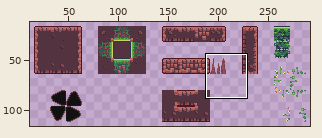
Two states of a pixel-art file, aseprite/tilesets/caves_tileset.aseprite. The first picture is a wide view before the edit; the outline marks the close-up.
Close-up. Before:
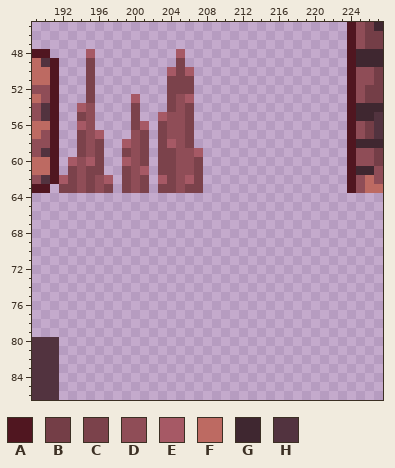
304x160 pixels, 1 frame. Shown: x 189..227, y 45..86. The wide view leaves out empty margins.
Visible layers, top first: "Layer 1", "Layer".
Palette (. is transparent): A #501620  B #743e47  C #7b424b  D #8f4d57  E #a65965  F #bd6a62  G #3f2730  H #52333f
Pixels before, first column x 189:
45 ...................................ADBG
46 ...................................ADBB
47 ...................................ADBB
48 AA....E.........E..................AGGG
49 FHA...C.........C..................AGGG
50 FFA...C........ECE.................ADDB
51 FFA...C........CCC.................ADDB
52 DDA...C........CCC.................ADBB
53 FDA...C....E...CDE.................ADBB
54 DHA..ED....C...CDC.................AGGG
55 DHA..CD....C..EDDC.................AGGH
56 FFA..ED....CE.CDDC.................ADBH
57 FDA..CDE...DC.CDDC.................ADBH
58 DDA..CDC..EDC.CEDC.................AGGG
59 DHA..CDC..CDC.CCDDE................ADDB
60 FFA.EDEC..EDC.CCDDC................ADDB
61 FFA.CDCC..CDE.CCDDC................AGGD
62 DHAECDCDE.CDC.ECDEC................ADFD
63 AA.CCDCDC.CDC.CCDCC................ADFF
64 .......................................
65 .......................................
66 .......................................
67 .......................................
68 .......................................
69 .......................................
70 .......................................
71 .......................................
72 .......................................
73 .......................................
74 .......................................
75 .......................................
76 .......................................
77 .......................................
78 .......................................
79 .......................................
80 HHH....................................
81 HHH....................................
82 HHH....................................
83 HHH....................................
84 HHH....................................
85 HHH....................................
86 HHH....................................
After the commit:
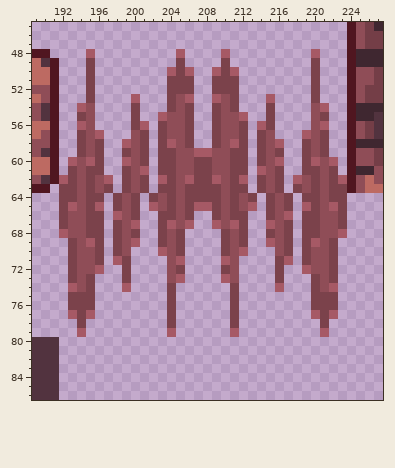
The edit:
Layer "Layer":
y 48: x 210 . -> E; x 220 . -> E
y 49: x 210 . -> C; x 220 . -> C
y 50: x 209..211 ... -> ECE; x 220 . -> C
y 51..52: x 209..211 ... -> CCC; x 220 . -> C
y 53: x 209..211 ... -> EDC; x 215 . -> E; x 220 . -> C
y 54: x 209..211 ... -> CDC; x 215 . -> C; x 220..221 .. -> DE
y 55: x 209..212 .... -> CDDE; x 215 . -> C; x 220..221 .. -> DC
y 56: x 209..212 .... -> CDDC; x 214..215 .. -> EC; x 220..221 .. -> DE
y 57: x 209..212 .... -> CDDC; x 214..215 .. -> CD; x 219..221 ... -> EDC
y 58: x 209..212 .... -> CDEC; x 214..216 ... -> CDE; x 219..221 ... -> CDC
y 59: x 208..212 ..... -> EDDCC; x 214..216 ... -> CDC; x 219..221 ... -> CDC
y 60: x 208..212 ..... -> CDDCC; x 214..216 ... -> CDE; x 219..222 .... -> CEDE
y 61: x 208..212 ..... -> CDDCC; x 214..216 ... -> EDC; x 219..222 .... -> CCDC
y 62: x 208..212 ..... -> CEDCE; x 214..216 ... -> CDC; x 218..223 ...... -> EDCDCE
y 63: x 208..212 ..... -> CCDCC; x 214..216 ... -> CDC; x 218..223 ...... -> CDCDCC
y 64: x 192..196 ..... -> CCDCC; x 198..200 ... -> CDC; x 202..213 ............ -> CDCDCCCCDCDC; x 215..217 ... -> CDC; x 219..223 ..... -> CCDCC
y 65: x 192..196 ..... -> CEDCE; x 198..200 ... -> CDC; x 202..213 ............ -> EDCDCEECDCDE; x 215..217 ... -> CDC; x 219..223 ..... -> ECDEC
y 66: x 192..196 ..... -> CDDCC; x 198..200 ... -> EDC; x 203..206 .... -> CCDC; x 209..212 .... -> CDCC; x 215..217 ... -> CDE; x 219..223 ..... -> CCDDC
y 67: x 192..196 ..... -> CDDCC; x 198..200 ... -> CDE; x 203..206 .... -> CEDE; x 209..212 .... -> EDEC; x 215..217 ... -> EDC; x 219..223 ..... -> CCDDC
y 68: x 192..196 ..... -> EDDCC; x 198..200 ... -> CDC; x 203..205 ... -> CDC; x 210..212 ... -> CDC; x 215..217 ... -> CDC; x 219..223 ..... -> CCDDE
y 69: x 193..196 .... -> CDEC; x 198..200 ... -> CDE; x 203..205 ... -> CDC; x 210..212 ... -> CDC; x 215..217 ... -> EDC; x 219..222 .... -> CEDC
y 70: x 193..196 .... -> CDDC; x 198..199 .. -> CD; x 203..205 ... -> EDC; x 210..212 ... -> CDE; x 216..217 .. -> DC; x 219..222 .... -> CDDC
y 71: x 193..196 .... -> CDDC; x 198..199 .. -> EC; x 204..205 .. -> DE; x 210..211 .. -> ED; x 216..217 .. -> CE; x 219..222 .... -> CDDC
y 72: x 193..196 .... -> CDDE; x 199 . -> C; x 204..205 .. -> DC; x 210..211 .. -> CD; x 216 . -> C; x 219..222 .... -> EDDC
y 73: x 193..195 ... -> CDC; x 199 . -> C; x 204..205 .. -> DE; x 210..211 .. -> ED; x 216 . -> C; x 220..222 ... -> CDC
y 74: x 193..195 ... -> EDC; x 199 . -> E; x 204 . -> C; x 211 . -> C; x 216 . -> E; x 220..222 ... -> CDE
y 75..76: x 193..195 ... -> CCC; x 204 . -> C; x 211 . -> C; x 220..222 ... -> CCC
y 77: x 193..195 ... -> ECE; x 204 . -> C; x 211 . -> C; x 220..222 ... -> ECE
y 78: x 194 . -> C; x 204 . -> C; x 211 . -> C; x 221 . -> C
y 79: x 194 . -> E; x 204 . -> E; x 211 . -> E; x 221 . -> E
Where, in picture pixels (left, top, right, bottom), the same in both close-ups:
added: (59, 49, 347, 337)
